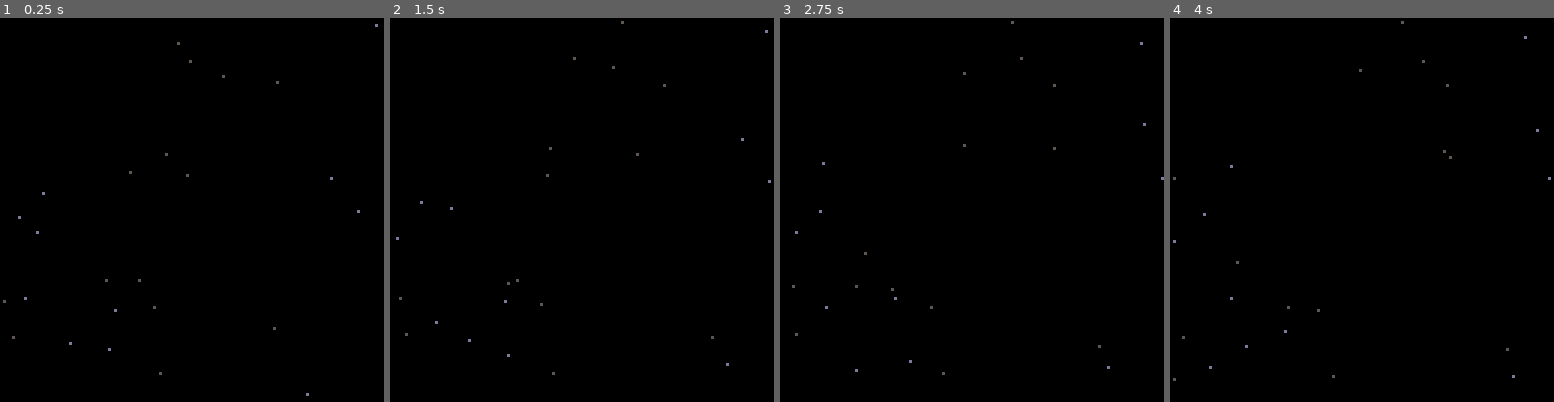
Above: before the commit, frames 1-4 (left to right).
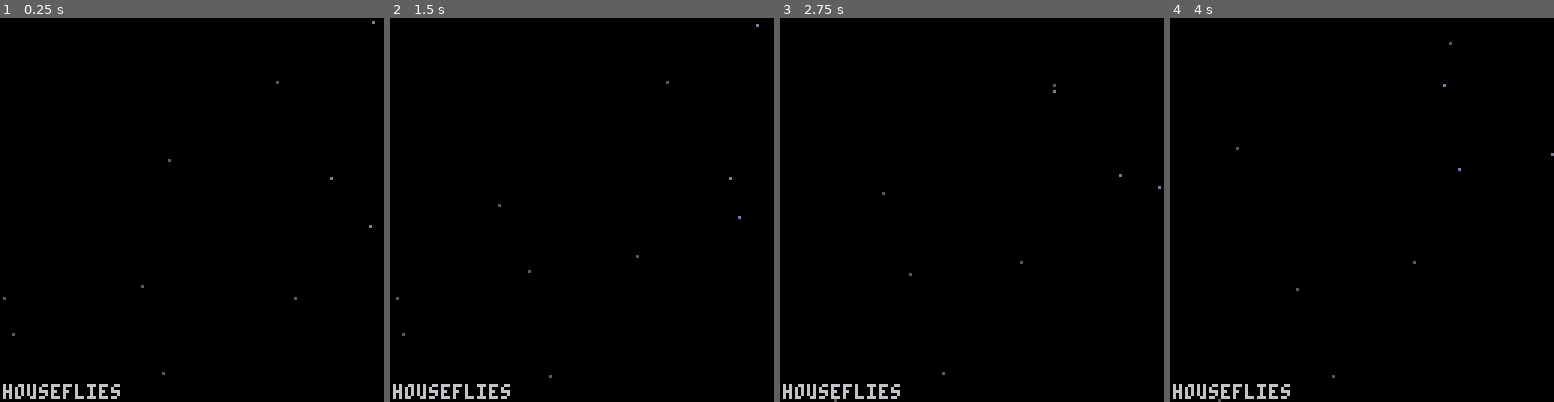
Above: after the commit, the same moments.

Repository: camerongoble/piconoc
Game: PICO-8 cartridge ecosystem.p8
Two runs of this game, one before a commit and one after it. Both use one fixed random seed, a clock stepped at 60 frames per second and the inputs below.
Inputs:
- Up to frame 1 (0.25 s): no input
- Up to frame 2 (1.5 s): tap X (X key) at 0.33, 1.07 s; tap O (Z key) at 0.7 s
- Up to frame 3 (2.75 s): hold Right 1.6-2.1 s; tap O (Z key) at 1.7, 2.1, 2.5 s; tap X (X key) at 1.85 s; hold Up 2.15-2.42 s; hold Right from 2.47 s (still down)
- Up to frame 4 (4 s): tap O (Z key) at 2.9, 3.3, 3.7 s; tap X (X key) at 2.97 s; release Right at 3.03 s; hold Left 3.08-3.58 s; hold Down 3.63-3.97 s

The runs differ from the first frame. In frame 1, 0.8% of the frame differs, in the area x 0-99%, y 0-100%; in frame 2, 0.8%, in the area x 0-100%, y 0-100%; in frame 3, 0.8%; in frame 4, 0.8%.

Commit message:
Added captioning, tweaked screen boundary calcs, added boundary_sfx

Diff:
--- a/ecosystem.p8
+++ b/ecosystem.p8
@@ -20,7 +20,7 @@
 -- the real-world behavior of a creature,
 -- such as a nervous fly, swimming fish,
 -- hopping bunny, slithering snake, etc.
--- Can you control the object’s motion by
+-- Can you control the objectヌ█▥s motion by
 -- only manipulating the acceleration? Try
 -- to give the creature a personality
 -- through its behavior (rather than
@@ -50,12 +50,15 @@
 end
 
 function _update()
+ captions = {txt_lines = {"houseflies"}, color=6}
  update_world()
 end
 
 function _draw()
  cls()
  draw_world()
+ draw_captions()
+
 end
 
 -->8
@@ -68,8 +71,29 @@
  add(world, origin)
  add(world, center)
  -- populate world with critters
- spawn_fly(25)
-end
+ spawn_fly(10)
+end
+
+
+function add_caption(txt)
+ -- here adds a line of text for display during an event
+ -- more default functionality could go here, like
+ -- default time-to-live or colors.
+ add(captions.txt_lines, txt)
+end
+
+function draw_captions()
+ local n = #captions.txt_lines
+ local fh = 6 --font height
+ local y = 128 - (n*fh)
+ for i = 1,n do
+  print(captions.txt_lines[i], 1, y, captions.color)
+  y += fh
+ end
+
+
+end
+
 
 function update_world()
  reset_acceleration(world)
@@ -91,7 +115,8 @@
 draw_position = system({"pos"},
 function(e)
  if (e.visible) e:draw()
-end)
+end
+)
 
 -- Allows for particular update conditions per critter
 update_selves = system({"update"},
@@ -108,16 +133,19 @@
  e.pos:add_vector(e.vel)
  local b = e.boundary_behavior or "none"
  if b=="wrap" then -- pass through the edge
-  if (e.pos.x >= sw) e.pos.x = 0
-  if (e.pos.x <= 0) e.pos.x = sw
-  if (e.pos.y >= sh) e.pos.y = 0
-  if (e.pos.y <= 0) e.pos.y = sh
+  if (e.pos.x >= sw-1) e.pos.x = 1
+  if (e.pos.x <= 1) e.pos.x = sw-1
+  if (e.pos.y >= sh-1) e.pos.y = 1
+  if (e.pos.y <= 1) e.pos.y = sh-1
  elseif b=="bounce" then -- reflect back along the relevant axis
-  if (e.pos.x >= sw or e.pos.x <= 0) e.vel.x *= -1
-  if (e.pos.y >= sh or e.pos.y <= 0) e.vel.y *= -1
- elseif b=="bonk" then -- no passage, just bonk into it
-  e.pos.x = mid(1,e.pos.x,sw-1)
-  e.pos.y = mid(1,e.pos.y,sh-1)
+  if (e.pos.x >= sw-1 or e.pos.x <= 1) e.vel.x *= -1
+  if (e.pos.y >= sh-1 or e.pos.y <= 1) e.vel.y *= -1
+ elseif b=="bonk" then -- no passage, just stop right there
+  if (e.pos.x >= sw-1) or (e.pos.x <= 1) or (e.pos.y >= sh-1) or (e.pos.y <= 1) then
+   if (e.boundary_sfx) sfx(e.boundary_sfx)
+   e.pos.x = mid(1,e.pos.x,sw-1)
+   e.pos.y = mid(1,e.pos.y,sh-1)
+  end
  end
 end
 )
@@ -139,10 +167,10 @@
 -->8
 -- animals
 
--- animal: fly
+-- animal: housefly
 -- features:
 -- flies are tiny.
--- flies make little sounds. **not yet implemented**
+-- flies make annoying little sounds.
 -- flies randomly hover around in all directions.
 -- flies sometimes move fast, other times they linger.
 -- flies bonk against the window infuriatingly.
@@ -160,6 +188,8 @@
    -- flies bonk against the window infuriatingly.
    -- (see resolve_position())
    boundary_behavior = "bonk",
+   -- flies make annoying little sounds.
+   boundary_sfx = 9,
    -- main loop functions
    draw = _draw_fly,
    update = _update_fly
Not shown, changed: the sound effects (__sfx__) section of ecosystem.p8
